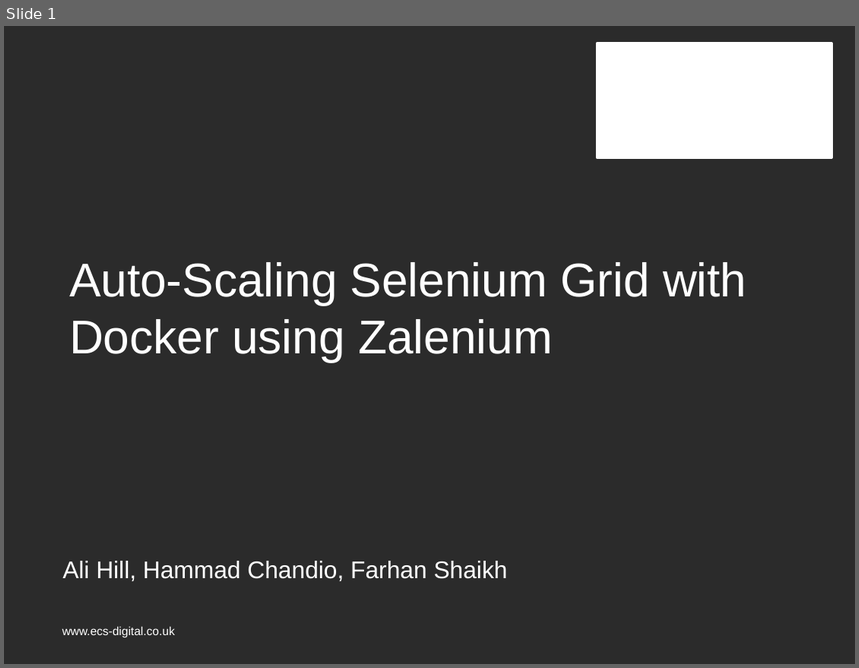
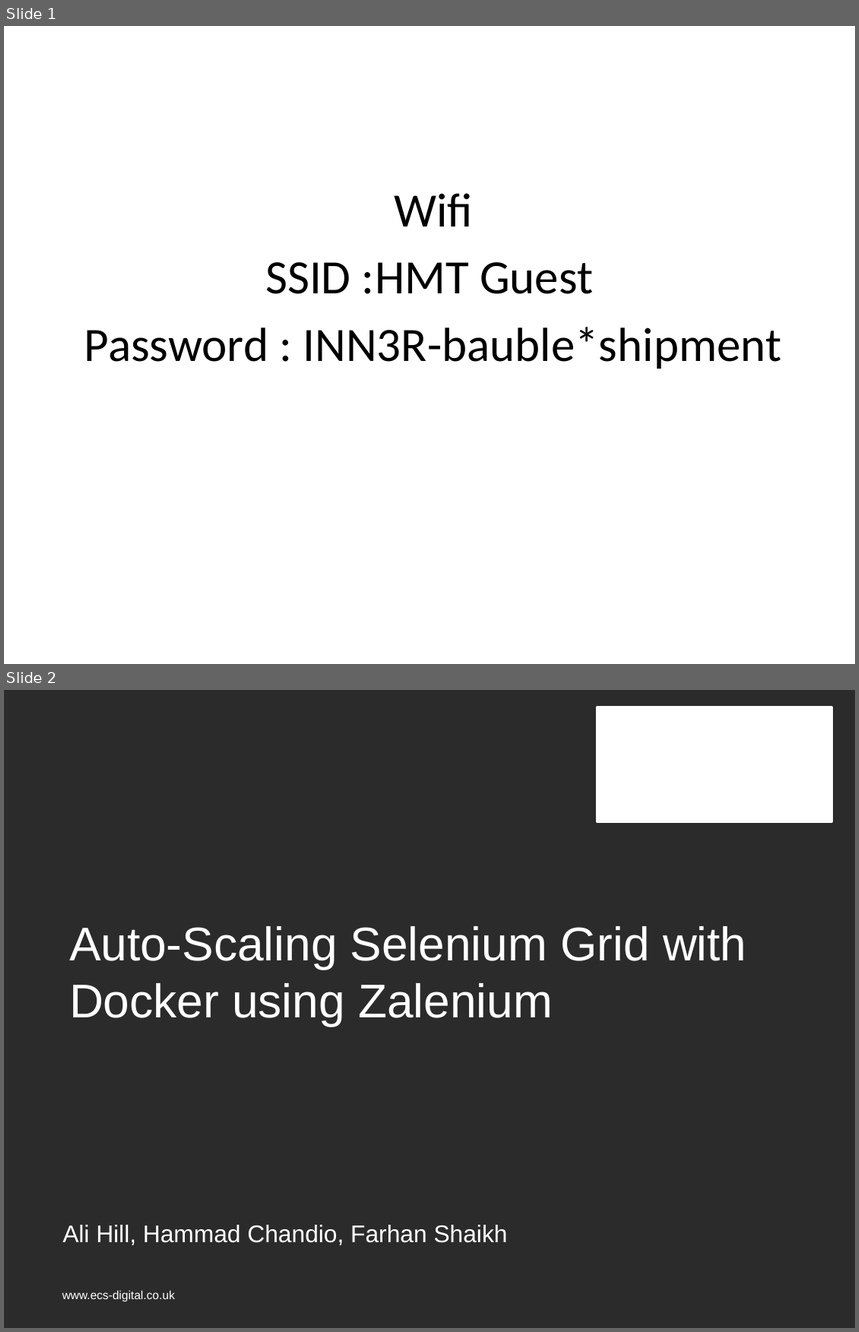
Before and after one commit to DevOpsPlayground/Hands-on-with-Selenium-Auto-Scaling-using-Docker-and-Zalenium, a slide deck: ECS_Digital_Template.pptx. Shown one above the other, each under a label of ours: slide 1 before the commit, slides 1 and 2 after it. The pictures are 859x668 and 859x1332 pixels, drawn with LibreOffice and Linux fonts; fonts in the diff are those of the drawing; background and template pictures are left out; a plain dark background stands for a picture behind light text. Boxes give left, top, right and bottom in pixels: in the first picture for what was removed or moved away, otherwise in the second. Text is boxed around its words. In the diff, an @@ line names an element or a change of style, - is before the commit and + after.

```diff
--- a/ECS_Digital_Template.pptx
+++ b/ECS_Digital_Template.pptx
@@ slide 1 added at (4,26,855,664), background #FFFFFF @@
@@ rectangle added at (614,52,813,131), fill #FFFFFF, outline #FFFFFF 2 pt @@
@@ text added at (85,193,782,369), 40.5 pt, text #000000 @@
+Wifi
+SSID :HMT Guest
+Password : INN3R-bauble*shipment
@@ what was slide 1 is now slide 2 @@
```
Also in this commit, not shown: 1 slide changed, 3 other slides added, 1 slide removed, 4 other files.
